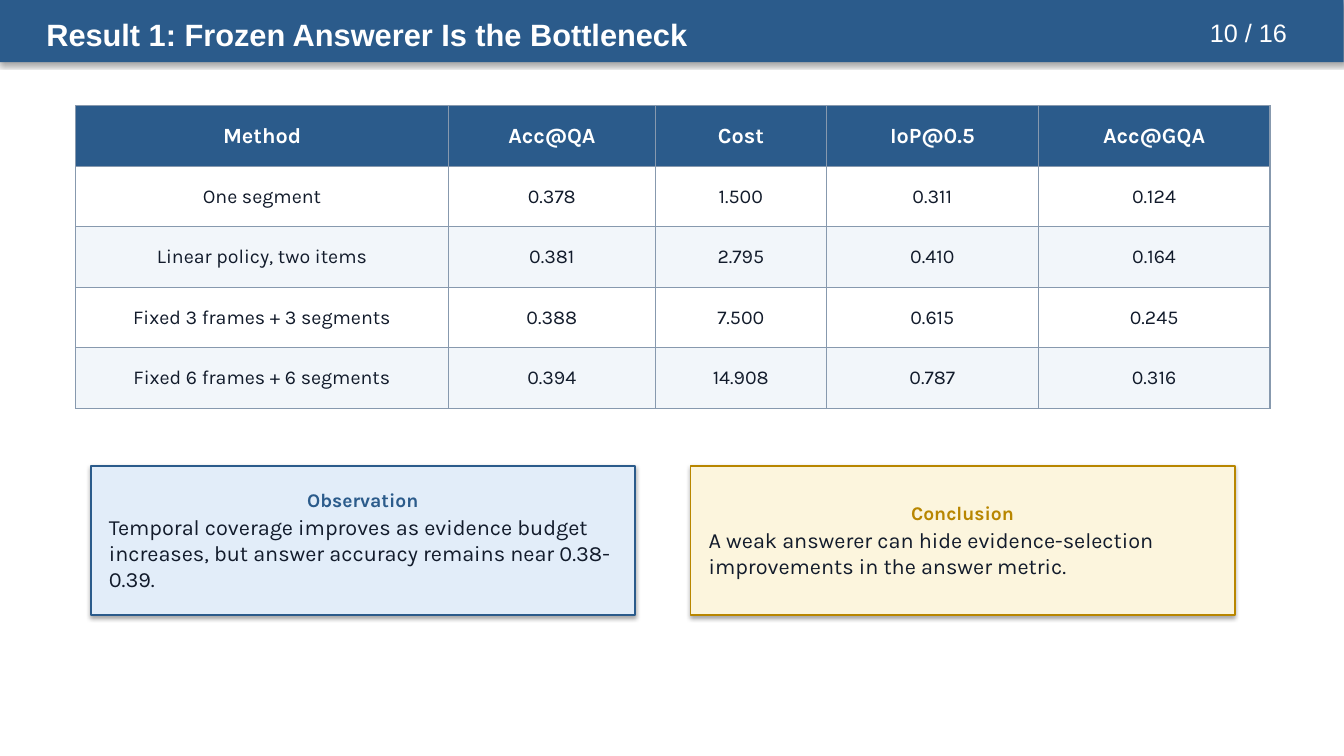
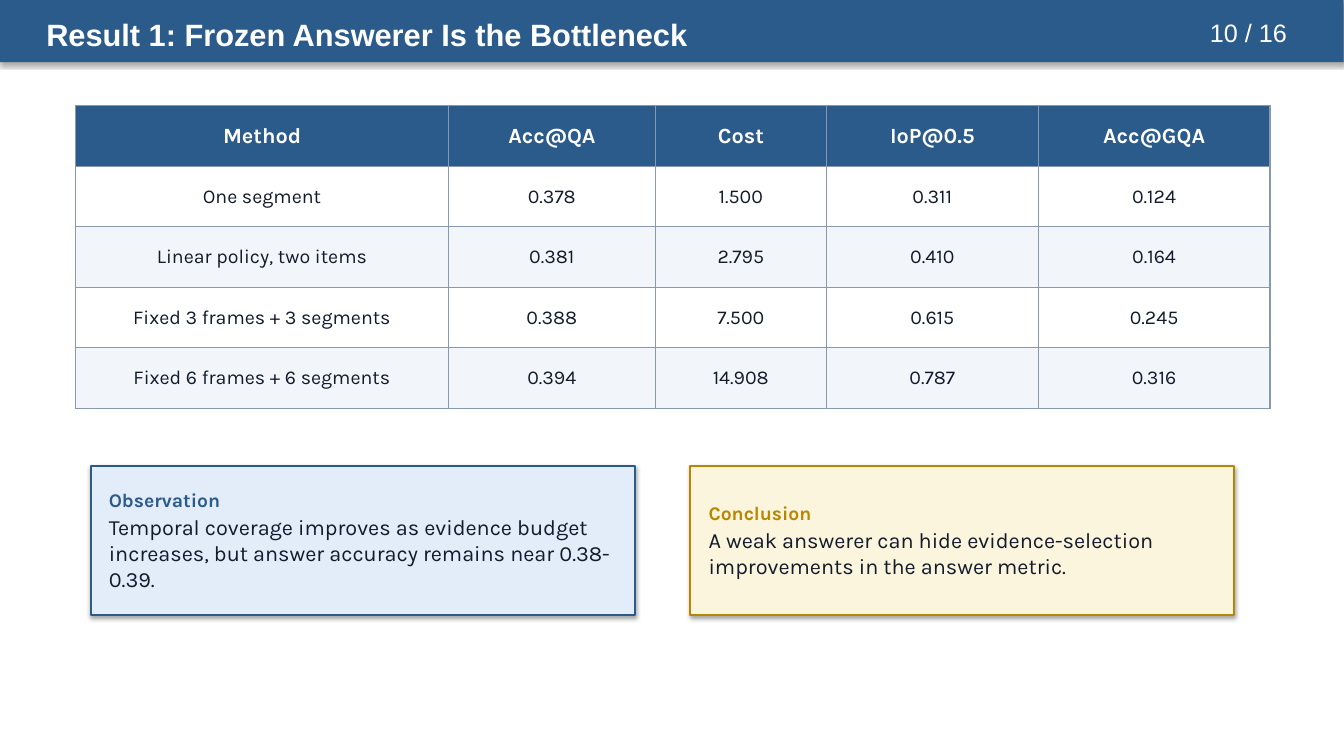
Before and after one commit to riteshthawkar/adaptive-evidence-grounded-videoqa, a slide deck: slide 10 of docs/presentation/adaptive_evidence_acquisition_grounded_videoqa_presentation.pptx. Drawn at 1344x756 pixels with LibreOffice and Linux fonts; fonts in the diff are those of the drawing. Boxes give left, top, right and bottom in pixels: in the first picture for what was removed or moved away, otherwise in the second. Text is boxed around its words. In the diff, an @@ line names an element or a change of style, - is before the commit and + after.

```diff
--- a/docs/presentation/adaptive_evidence_acquisition_grounded_videoqa_presentation.pptx
+++ b/docs/presentation/adaptive_evidence_acquisition_grounded_videoqa_presentation.pptx
@@ text in rectangle at <box>109,493,220,508</box>: alignment centre to left @@
@@ text in rectangle at <box>709,506,812,521</box>: alignment centre to left @@
```
Also in this commit, not shown: 14 other slides changed.
